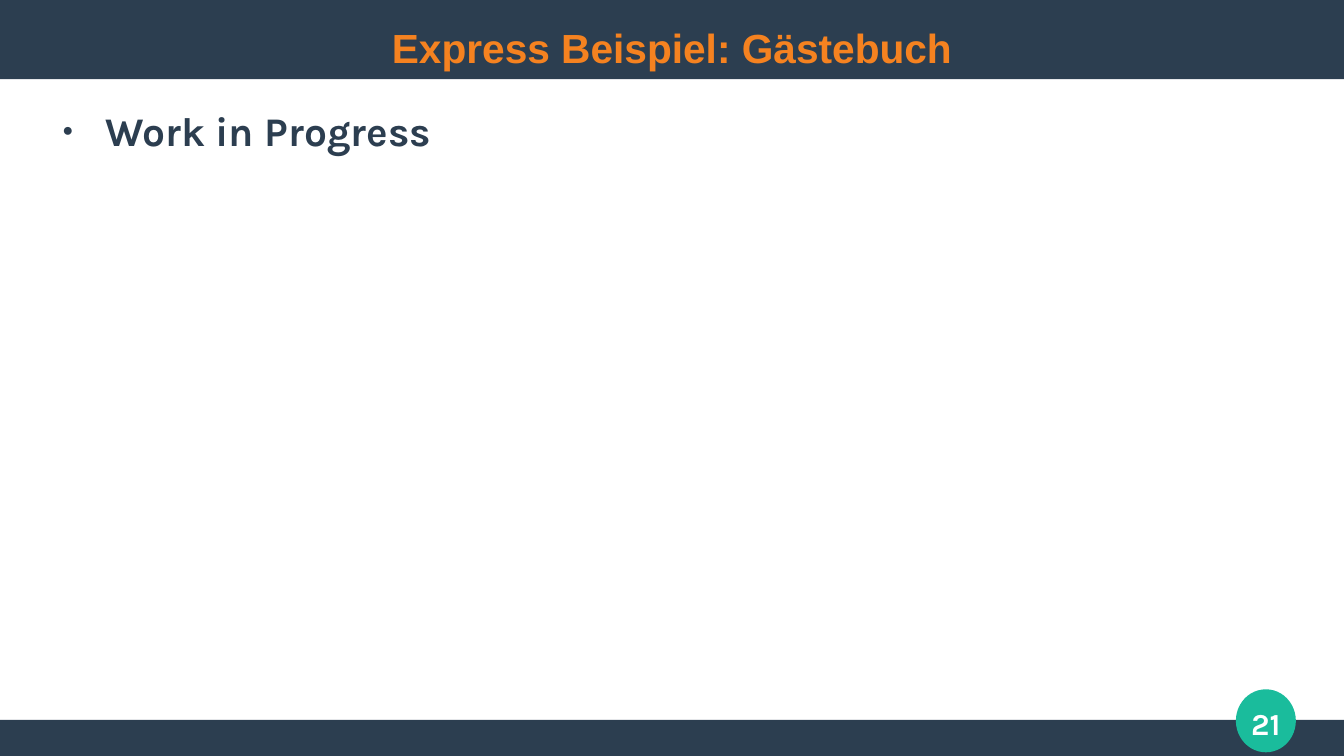
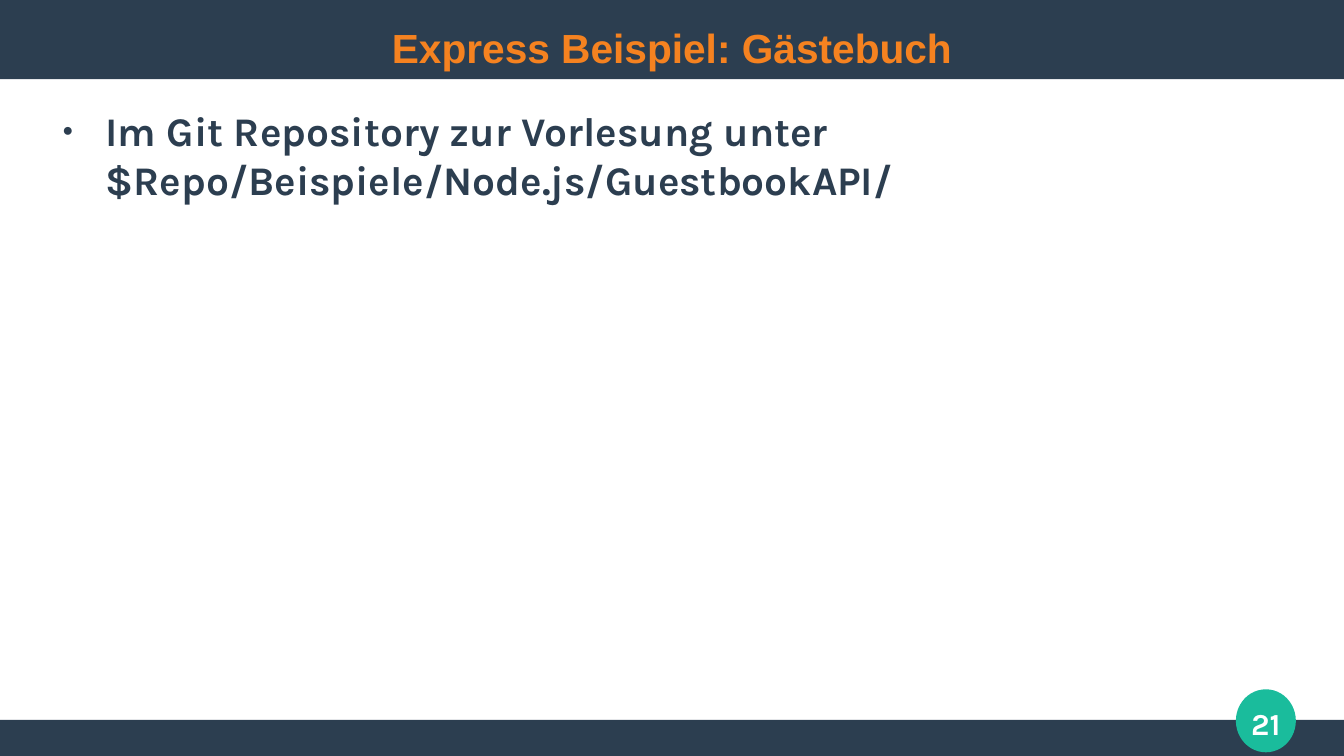
Before and after one commit to ghandmann/HS-AlbSig-WebAnwendungen2, a slide deck: slide 21 of Kapitel/03_WebFrameworks_1x1.odp. Drawn at 1344x756 pixels with LibreOffice and Linux fonts; fonts in the diff are those of the drawing. Boxes give left, top, right and bottom in pixels: in the first picture for what was removed or moved away, otherwise in the second. Text is boxed around its words. In the diff, an @@ line names an element or a change of style, - is before the commit and + after.

Commit message:
mention GuestbookAPI example

```diff
--- a/Kapitel/03_WebFrameworks_1x1.odp
+++ b/Kapitel/03_WebFrameworks_1x1.odp
@@ text at (x1=106, y1=117, x2=893, y2=205): text changed @@
-● Work in Progress
+● Im Git Repository zur Vorlesung unter
+  $Repo/Beispiele/Node.js/GuestbookAPI/
```
